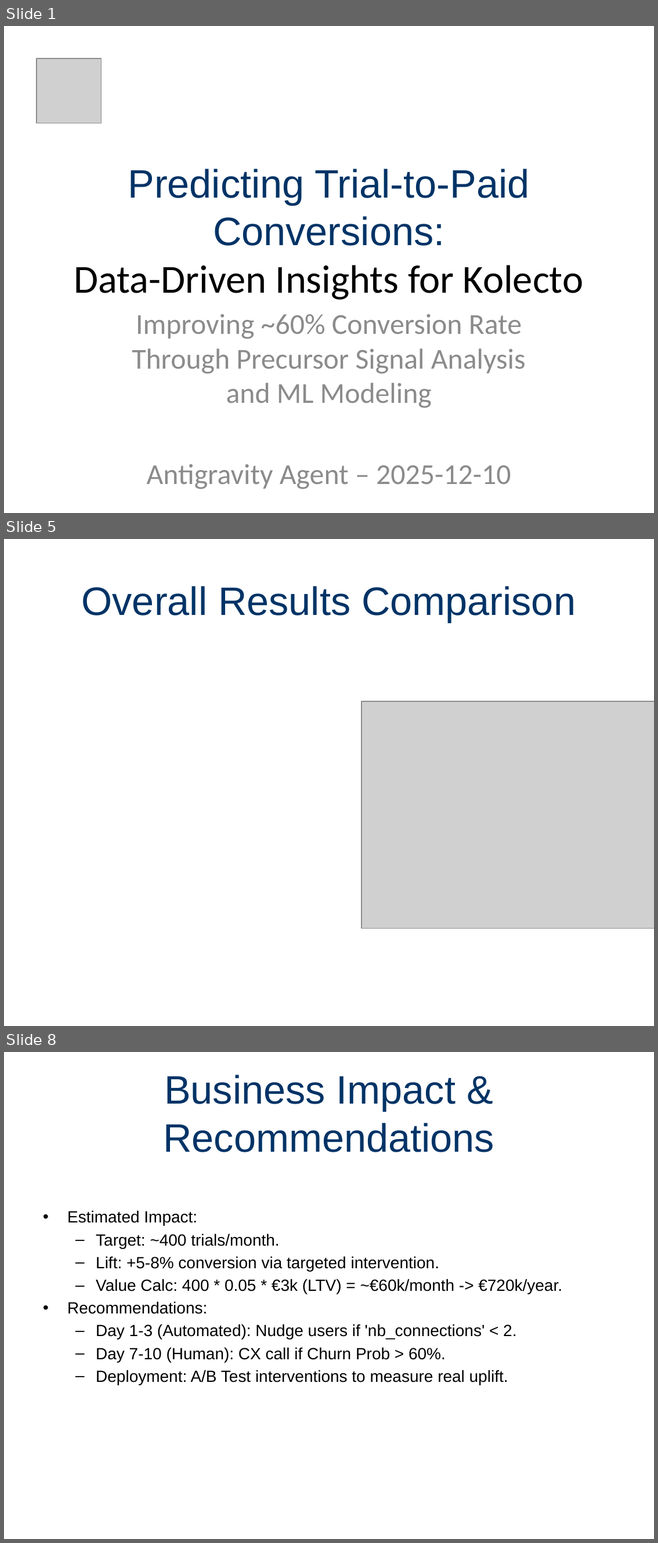
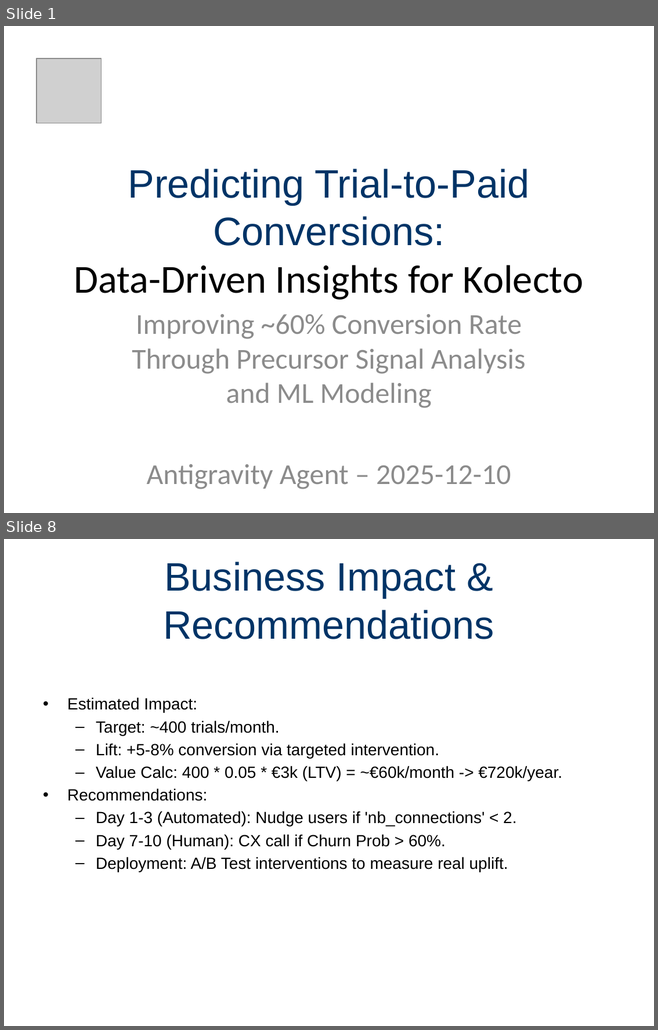
Before and after one commit to Paulino-Cristovao/churn_predictions, a slide deck: Presentations_Resultats_Projet.pptx. Shown one above the other, each under a label of ours: slides 1, 5 and 8 before the commit, slides 1 and 8 after it; the slides between them are not shown. The pictures are 658x1543 and 658x1030 pixels, drawn with LibreOffice and Linux fonts; fonts in the diff are those of the drawing; grey boxes stand for pictures. Boxes give left, top, right and bottom in pixels: in the first picture for what was removed or moved away, otherwise in the second. Text is boxed around its words. In the diff, an @@ line names an element or a change of style, - is before the commit and + after.

Commit message:
Presentation: Implement tables for Data/Results and center images

```diff
--- a/Presentations_Resultats_Projet.pptx
+++ b/Presentations_Resultats_Projet.pptx
@@ slide 5 removed at bbox=[4, 539, 654, 1026], background #FFFFFF @@
@@ title removed at bbox=[82, 586, 575, 622] @@
-Overall Results Comparison
@@ picture removed at bbox=[361, 701, 654, 929] @@
```
Also in this commit, not shown: 6 slides changed, 1 slide added, 1 other file.
